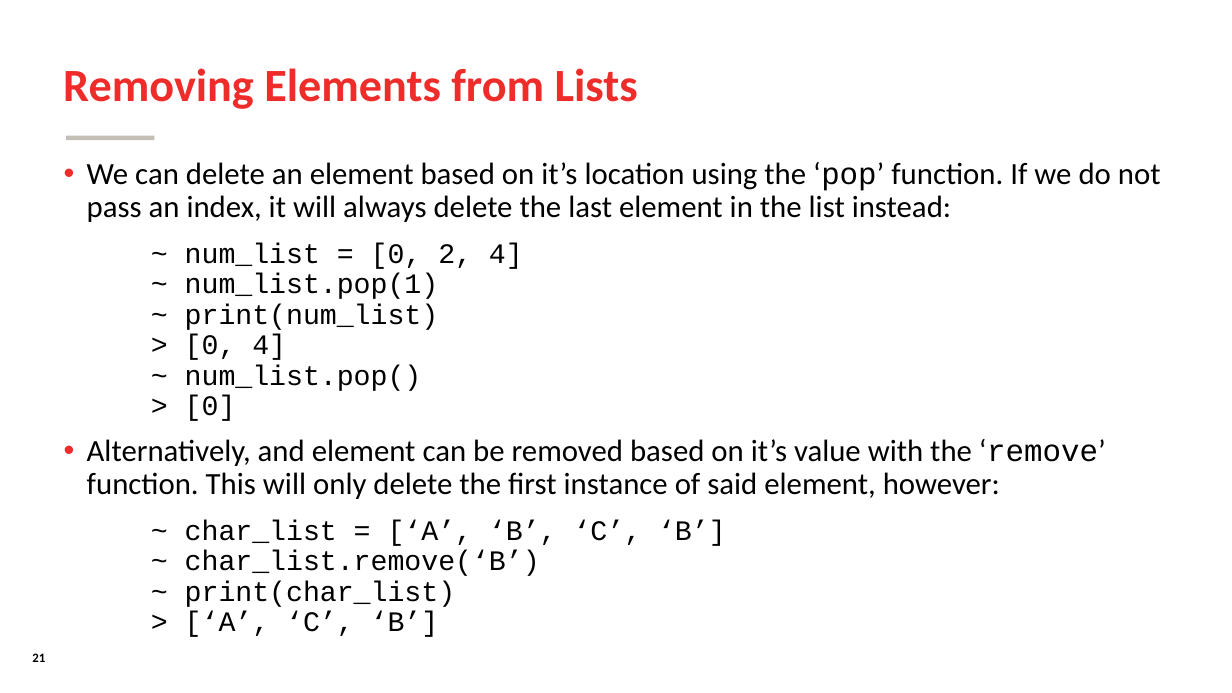
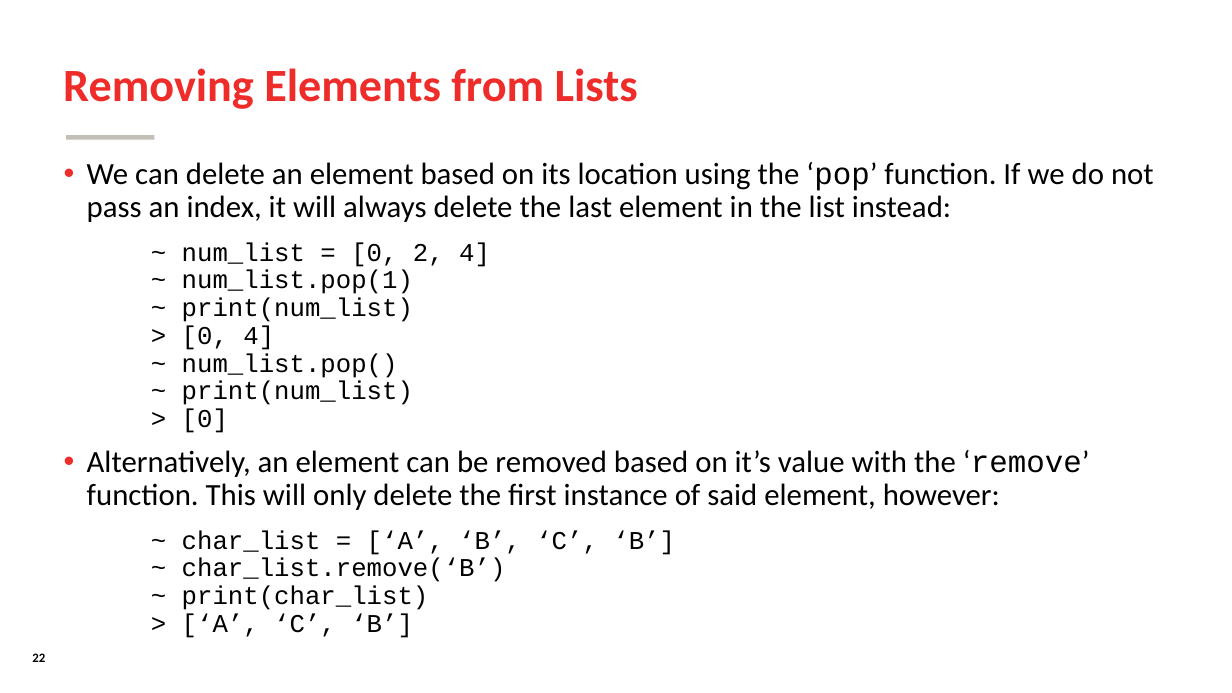
Before and after one commit to SomeoneInParticular/MDPR613_CourseMaterial, a slide deck: slide 22 of PythonCrashCourse/Unit1_ProceduralPython/Unit1_ProceduralPython.odp (slide 21 before the commit). Drawn at 1232x693 pixels with LibreOffice and Linux fonts; fonts in the diff are those of the drawing; background and template pictures are left out. Boxes give left, top, right and bottom in pixels: in the first picture for what was removed or moved away, otherwise in the second. Text is boxed around its words. In the diff, an @@ line names an element or a change of style, - is before the commit and + after.

```diff
--- a/PythonCrashCourse/Unit1_ProceduralPython/Unit1_ProceduralPython.odp
+++ b/PythonCrashCourse/Unit1_ProceduralPython/Unit1_ProceduralPython.odp
@@ text at bbox=[87, 162, 1154, 510]: text changed @@
-• We can delete an element based on it’s location using the ‘pop’ function. If we do not pass an index, it will always delete the last element in the list instead:
-  ~ num_list = [0, 2, 4]
-  ~ num_list.pop(1)
-  ~ print(num_list)
-  > [0, 4]
-  ~ num_list.pop()
-  > [0]
-• Alternatively, and element can be removed based on it’s value with the ‘remove’ function. This will only delete the first instance of said element, however:
+• We can delete an element based on its location using the ‘pop’ function. If we do not pass an index, it will always delete the last element in the list instead:
+  ~ num_list = [0, 2, 4]
+  ~ num_list.pop(1)
+  ~ print(num_list)
+  > [0, 4]
+  ~ num_list.pop()
+  ~ print(num_list)
+  > [0]
+• Alternatively, an element can be removed based on it’s value with the ‘remove’ function. This will only delete the first instance of said element, however:
@@ text at bbox=[182, 530, 675, 610]: size 22 to 20 pt in "~ char_list = [‘A’, ‘B’, ‘C’, ‘B’] ..." @@
@@ page number at bbox=[32, 653, 45, 662]: text changed @@
-21
+22
```
Also in this commit, not shown: 19 other slides changed, 1 slide added, 1 other file.
